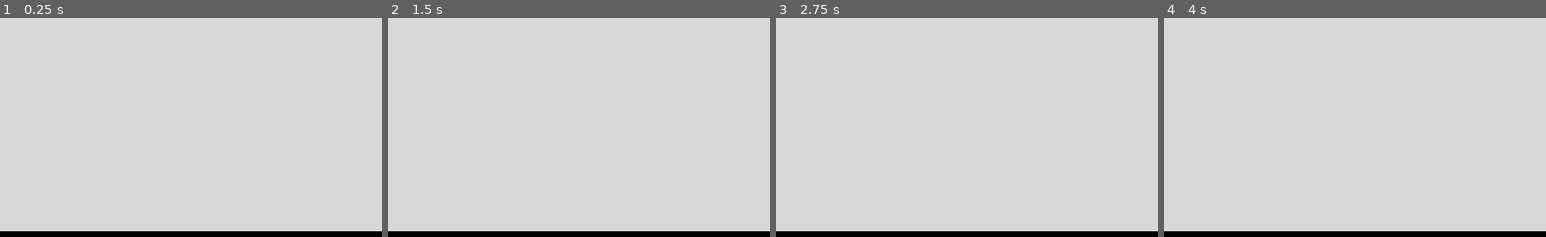
Above: before the commit, frames 1-4 (left to right).
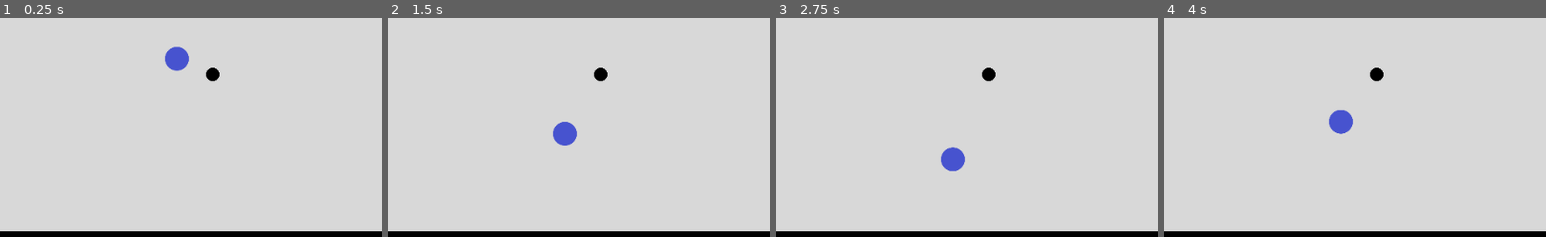
Above: after the commit, the same moments.

Repository: SDArtsCode/grapple-online
Game: Godot game, scene res://Game/OnlineGame.tscn
The game is run twice, just before and just after one commit, with the same random seed, the same clock (stepped at 60 frames per second) and the same inputs. This scene is started directly instead of the project's main scene.
Inputs:
- Up to frame 1 (0.25 s): no input
- Up to frame 2 (1.5 s): hold D (right) 0.53-1.28 s; hold Shift (dash) 0.53-1.28 s; hold S (down) from 1.28 s (still down); tap Shift (dash) at 1.35 s
- Up to frame 3 (2.75 s): release S (down) at 2.03 s; hold D (right) from 2.03 s (still down); hold Space (hook) from 2.03 s (still down); tap Shift (dash) at 2.3 s
- Up to frame 4 (4 s): release D (right) at 2.78 s; release Space (hook) at 2.78 s; hold W (up) 2.78-3.53 s; tap Shift (dash) at 2.85 s; hold A (left) from 3.53 s (still down); hold Shift (dash) from 3.53 s (still down)
The pictures show only the part of the screen within x 18-68%, y 50-100%; the shares and areas given below are measured in that part.

The runs differ from the first frame. In frame 1, 0.8% of the frame differs, in the area x 43-58%, y 13-30%; in frame 2, 0.7%; in frame 3, 0.8%; in frame 4, 0.8%.

Commit message:
add goals

Diff:
--- /dev/null
+++ b/Game/Ball.gd
@@ -0,0 +1,16 @@
+extends RigidBody2D
+
+
+# Declare member variables here. Examples:
+# var a = 2
+# var b = "text"
+
+
+# Called when the node enters the scene tree for the first time.
+func _ready():
+	pass # Replace with function body.
+
+
+# Called every frame. 'delta' is the elapsed time since the previous frame.
+#func _process(delta):
+#	pass
--- /dev/null
+++ b/Game/Goal.gd
@@ -0,0 +1,14 @@
+extends Area2D
+
+
+export var owned_by_team1 : bool = false
+
+func _ready():
+	set_network_master(1)
+
+func _on_Goal_body_entered(body):
+	if is_network_master() and body.is_in_group('ball'):
+		if owned_by_team1:
+			get_parent().add_goal(true)
+		else:
+			get_parent().add_goal(false)
--- /dev/null
+++ b/Game/Goal.tscn
@@ -0,0 +1,18 @@
+[gd_scene load_steps=3 format=2]
+
+[ext_resource path="res://Game/Goal.gd" type="Script" id=1]
+
+[sub_resource type="RectangleShape2D" id=3]
+extents = Vector2( 32, 112 )
+
+[node name="Goal" type="Area2D"]
+position = Vector2( -32, 296 )
+script = ExtResource( 1 )
+__meta__ = {
+"_edit_group_": true
+}
+
+[node name="CollisionShape2D" type="CollisionShape2D" parent="."]
+shape = SubResource( 3 )
+
+[connection signal="body_entered" from="." to="." method="_on_Goal_body_entered"]
--- a/Game/OnlineGame.gd
+++ b/Game/OnlineGame.gd
@@ -11,6 +11,8 @@
 onready var t_label = $UI/Control/CenterContainer/VBoxContainer/TimeLabel
 onready var s_label = $UI/Control/CenterContainer/VBoxContainer/ScoreLabel
 const PLAYER_SCENE = preload("res://Game/Player.tscn")
+onready var team1_starter = $Team1Starter
+onready var team2_starter = $Team2Starter
 
 func _ready():
 	if Network.is_server:
@@ -18,6 +20,7 @@
 		rpc('update_time', GAME_TIME)
 		rpc('update_scores')
 		rpc('load_players')
+		add_goal(true)
 
 remotesync func load_players():
 	var self_id = get_tree().get_network_unique_id()
@@ -26,14 +29,23 @@
 		player_instance.name = str(player_key)
 		player_instance.set_network_master(player_key)
 		add_child(player_instance)
+		player_instance.get_node('Label').text = Network.players[player_key].name
 		player_instance.is_team1 = Network.players[player_key].is_team1
+		if player_instance.is_team1:
+			global_position = team1_starter.global_position
+		else:
+			global_position = team2_starter.global_position
 	print(get_children())
-
-func _process(_delta):
-	pass
 
 remotesync func update_time(new_time):
 	$GameTimer.start(new_time)
 
 remotesync func update_scores():
 	s_label.update_score(scores)
+
+func add_goal(for_team1 : bool):
+	if for_team1:
+		scores[0] += 1
+	else:
+		scores[1] += 1
+	rpc('update_scores')
--- a/Game/OnlineGame.tscn
+++ b/Game/OnlineGame.tscn
@@ -1,10 +1,14 @@
-[gd_scene load_steps=8 format=2]
+[gd_scene load_steps=14 format=2]
 
 [ext_resource path="res://Game/OnlineGame.gd" type="Script" id=1]
 [ext_resource path="res://Assets/Group 2.png" type="Texture" id=2]
 [ext_resource path="res://Assets/static/Inter-Bold.ttf" type="DynamicFontData" id=3]
 [ext_resource path="res://Game/TimeLabel.gd" type="Script" id=4]
 [ext_resource path="res://Game/ScoreLabel.gd" type="Script" id=5]
+[ext_resource path="res://Game/Goal.tscn" type="PackedScene" id=6]
+[ext_resource path="res://Assets/circle.png" type="Texture" id=7]
+[ext_resource path="res://Game/Player.tscn" type="PackedScene" id=8]
+[ext_resource path="res://Game/Ball.gd" type="Script" id=9]
 
 [sub_resource type="DynamicFont" id=1]
 use_filter = true
@@ -15,13 +19,14 @@
 use_filter = true
 font_data = ExtResource( 3 )
 
+[sub_resource type="PhysicsMaterial" id=4]
+bounce = 0.88
+
+[sub_resource type="CircleShape2D" id=3]
+radius = 16.0
+
 [node name="OnlineGame" type="Node2D"]
 script = ExtResource( 1 )
-
-[node name="Group2" type="Sprite" parent="."]
-position = Vector2( 512, 300 )
-scale = Vector2( 0.266667, 0.277778 )
-texture = ExtResource( 2 )
 
 [node name="UI" type="CanvasLayer" parent="."]
 
@@ -65,3 +70,48 @@
 
 [node name="Camera2D" type="Camera2D" parent="."]
 offset = Vector2( 512, 300 )
+current = true
+
+[node name="Goal" parent="." instance=ExtResource( 6 )]
+owned_by_team1 = true
+
+[node name="Goal2" parent="." instance=ExtResource( 6 )]
+position = Vector2( 1056, 304 )
+
+[node name="Team1Starter" type="Position2D" parent="."]
+position = Vector2( 128, 296 )
+
+[node name="Team2Starter" type="Position2D" parent="."]
+position = Vector2( 896, 304 )
+
+[node name="StaticBody2D" type="StaticBody2D" parent="."]
+
+[node name="Group2" type="Sprite" parent="StaticBody2D"]
+position = Vector2( 512, 300 )
+scale = Vector2( 0.266667, 0.277778 )
+texture = ExtResource( 2 )
+
+[node name="CollisionPolygon2D" type="CollisionPolygon2D" parent="StaticBody2D"]
+modulate = Color( 1, 1, 1, 0.172549 )
+build_mode = 1
+polygon = PoolVector2Array( 160, 16, 24, 144, 24, 200, 0, 216, -64, 216, -64, 384, 0, 384, 24, 400, 24, 456, 160, 584, 856, 584, 1000, 448, 1000, 400, 1024, 384, 1088, 384, 1088, 216, 1024, 216, 1000, 200, 1000, 144, 864, 16 )
+
+[node name="Ball" type="RigidBody2D" parent="." groups=["ball"]]
+position = Vector2( 424, 352 )
+physics_material_override = SubResource( 4 )
+script = ExtResource( 9 )
+__meta__ = {
+"_edit_group_": true
+}
+
+[node name="CollisionShape2D" type="CollisionShape2D" parent="Ball"]
+shape = SubResource( 3 )
+
+[node name="Sprite" type="Sprite" parent="Ball"]
+modulate = Color( 0.282353, 0.329412, 0.815686, 1 )
+position = Vector2( -1.00136e-05, 2.86102e-06 )
+scale = Vector2( 0.32, 0.32 )
+texture = ExtResource( 7 )
+
+[node name="Player" parent="." instance=ExtResource( 8 )]
+position = Vector2( 472, 376 )
--- a/Game/Player.gd
+++ b/Game/Player.gd
@@ -3,10 +3,10 @@
 
 var is_team1 : bool = true
 
-const max_speed := 8.0
+const max_speed := 200.0
 const dash_regen_rate := 2.5
 const max_dashes := 3
-const dash_speed := 30.0
+const dash_speed := 30.0/4.0
 const ring_size := 400.0
 const PULL_SPEED := 10.0
 const MAX_HOOKTIME := 2.5
@@ -18,11 +18,11 @@
 var velocity := Vector2.ZERO
 var color = Color(0,0,0)
 var radius := 20.0
-var accel := 5.0
+var accel := 20.0
 var ACCEL := accel
 
 func _ready():
-	$Label.text = Network.players[int(name)].name
+	pass
 
 func _physics_process(delta):
 	if is_network_master():
@@ -39,7 +39,7 @@
 		if hooked:
 			accel = ACCEL*3
 		velocity = lerp(velocity, dir.normalized()*max_speed, delta*accel)
-		move_and_collide(velocity*144*delta)
+		move_and_slide(velocity)
 		rpc_unreliable("update_player_pos", global_position)
 	update()
 
